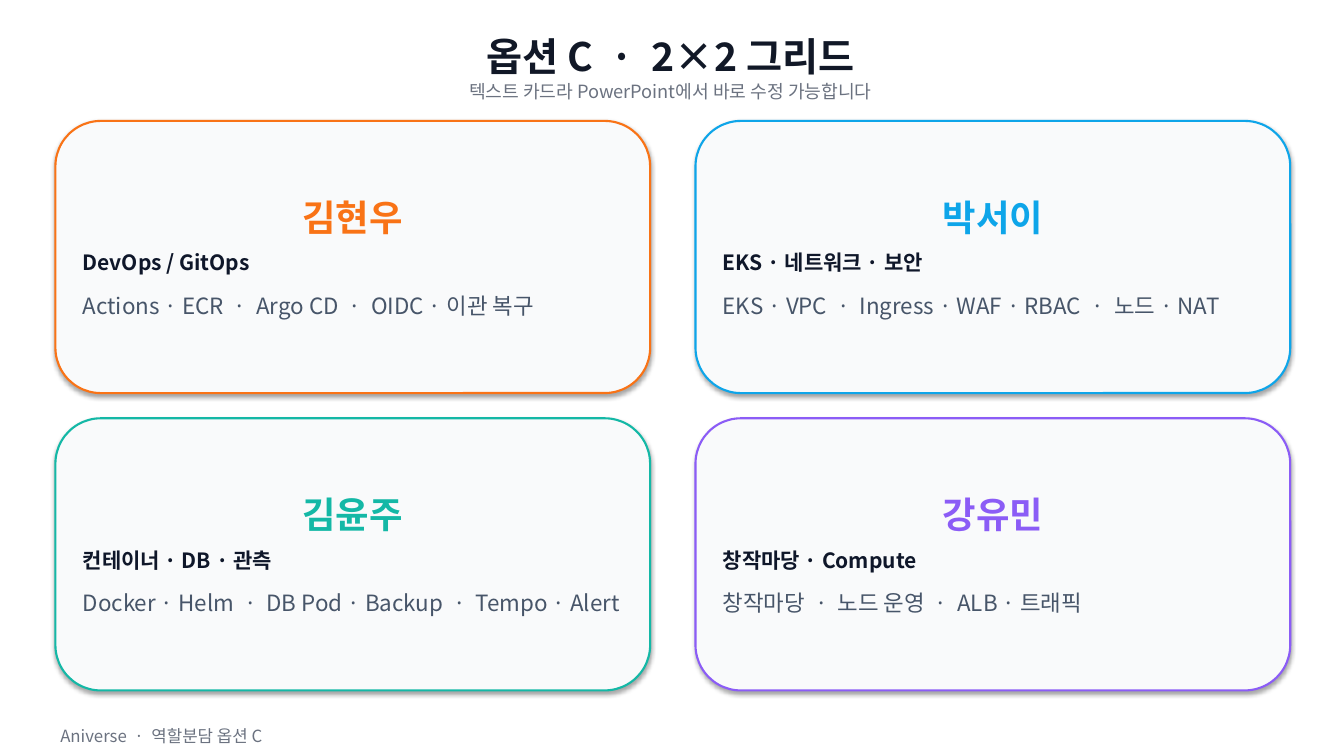
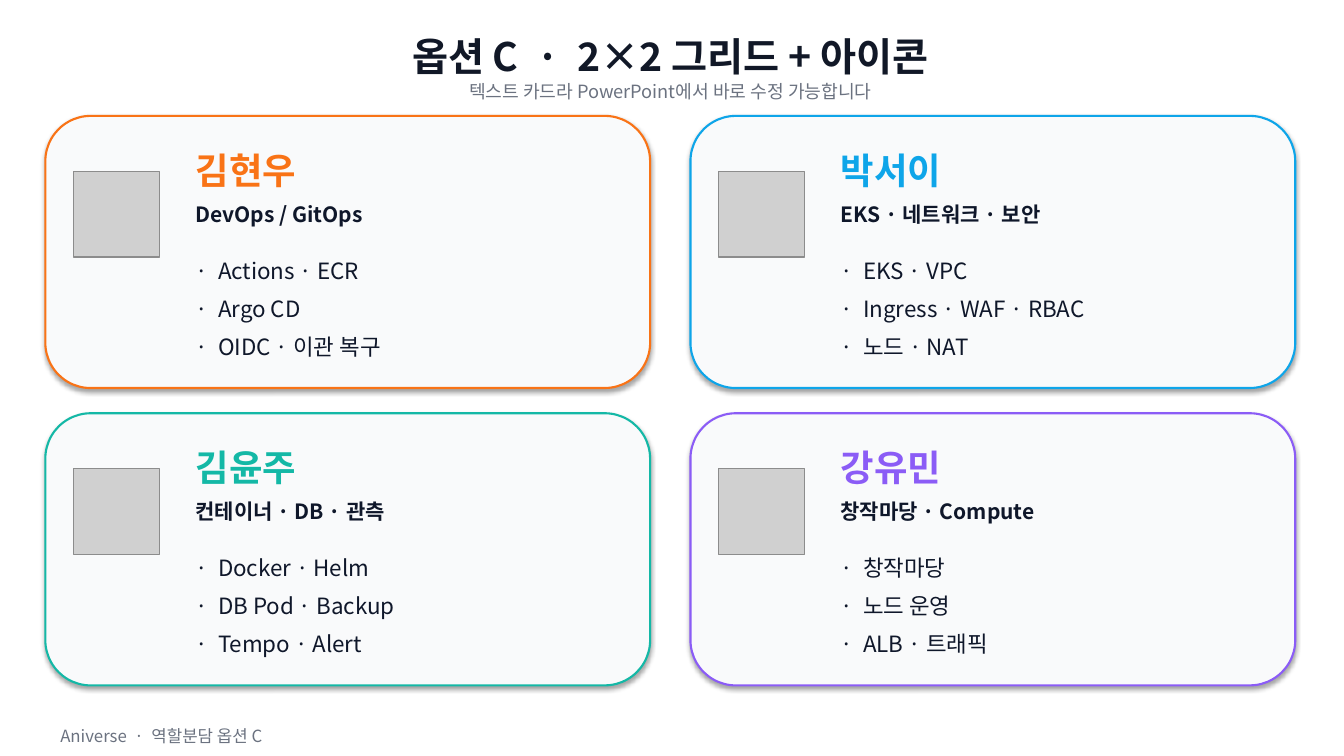
Before and after one commit to ho0215/anime-project-infra, a slide deck: slide 4 of docs/presentation/ppt/Aniverse_역할분담_옵션.pptx. Drawn at 1344x756 pixels with LibreOffice and Linux fonts; fonts in the diff are those of the drawing; grey boxes stand for pictures. Boxes give left, top, right and bottom in pixels: in the first picture for what was removed or moved away, otherwise in the second. Text is boxed around its words. In the diff, an @@ line names an element or a change of style, - is before the commit and + after.

```diff
--- a/docs/presentation/ppt/Aniverse_역할분담_옵션.pptx
+++ b/docs/presentation/ppt/Aniverse_역할분담_옵션.pptx
@@ text at <box>412,38,929,75</box>: text changed @@
-옵션 C · 2×2 그리드
+옵션 C · 2×2 그리드 + 아이콘
@@ rounded rectangle added at <box>45,116,650,388</box>, fill #F9FAFB, outline #F97316 1.5 pt @@
@@ rounded rectangle: place and size @@
-rounded rectangle at <box>696,121,1291,393</box>
+rounded rectangle at <box>691,116,1296,388</box>
@@ picture added at <box>74,171,159,257</box> @@
@@ text added at <box>196,153,296,188</box>, 26 pt, text #F97316, bold @@
+김현우
@@ picture added at <box>719,171,805,257</box> @@
@@ text added at <box>841,153,941,188</box>, 26 pt, text #0EA5E9, bold @@
+박서이
@@ text added at <box>196,205,362,227</box>, 15 pt, text #0F172A, bold @@
+DevOps / GitOps
@@ text in rounded rectangle at <box>723,200,1220,319</box>: text removed @@
-박서이
-EKS · 네트워크 · 보안
-EKS · VPC · Ingress · WAF · RBAC · 노드 · NAT
@@ text added at <box>841,204,1041,224</box>, 15 pt, text #0F172A, bold @@
+EKS · 네트워크 · 보안
@@ text "· Actions · ECR": place and size @@
-text "· Actions · ECR" at <box>55,121,650,393</box>
+text "· Actions · ECR" at <box>218,261,380,357</box>
@@ text "· Actions · ECR" at <box>218,261,380,357</box>: vertical alignment middle to top; fill #F9FAFB to none; outline #F97316 1.5 pt to none; shadow off @@
@@ text at <box>218,261,380,357</box>: text changed; text colour #475569 to #0F172A @@
-김현우
-DevOps / GitOps
-Actions · ECR · Argo CD · OIDC · 이관 복구
+· Actions · ECR
+· Argo CD
+· OIDC · 이관 복구
@@ text added at <box>863,262,1084,355</box>, 16 pt, text #0F172A @@
+· EKS · VPC
+· Ingress · WAF · RBAC
+· 노드 · NAT
@@ rounded rectangle: place and size @@
-rounded rectangle at <box>55,418,650,691</box>
+rounded rectangle at <box>45,413,650,686</box>
@@ rounded rectangle: place and size @@
-rounded rectangle at <box>696,418,1291,691</box>
+rounded rectangle at <box>691,413,1296,686</box>
@@ picture added at <box>74,469,159,555</box> @@
@@ text added at <box>196,450,296,485</box>, 26 pt, text #14B8A6, bold @@
+김윤주
@@ picture added at <box>719,469,805,555</box> @@
@@ text added at <box>841,450,941,484</box>, 26 pt, text #8B5CF6, bold @@
+강유민
@@ text in rounded rectangle at <box>83,497,619,616</box>: text removed @@
-김윤주
-컨테이너 · DB · 관측
-Docker · Helm · DB Pod · Backup · Tempo · Alert
@@ text added at <box>196,501,385,521</box>, 15 pt, text #0F172A, bold @@
+컨테이너 · DB · 관측
@@ text in rounded rectangle at <box>723,497,1082,613</box>: text removed @@
-강유민
-창작마당 · Compute
-창작마당 · 노드 운영 · ALB · 트래픽
@@ text added at <box>841,501,1035,524</box>, 15 pt, text #0F172A, bold @@
+창작마당 · Compute
@@ text added at <box>218,558,394,657</box>, 16 pt, text #0F172A @@
+· Docker · Helm
+· DB Pod · Backup
+· Tempo · Alert
@@ text added at <box>863,557,988,654</box>, 16 pt, text #0F172A @@
+· 창작마당
+· 노드 운영
+· ALB · 트래픽
```
Also in this commit, not shown: 6 other files.
